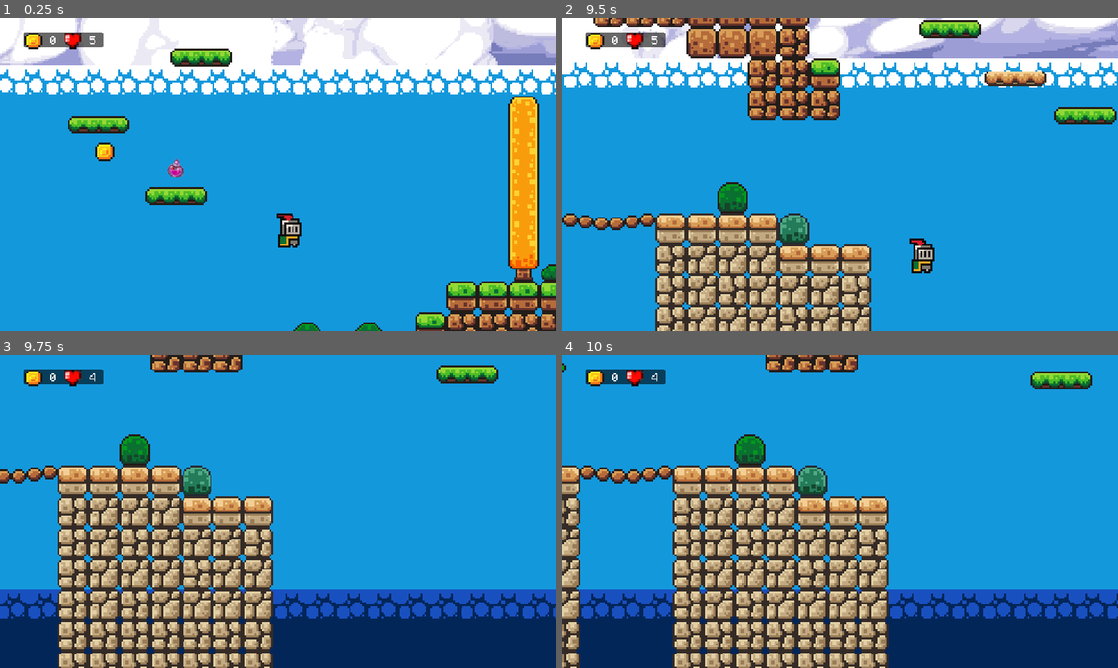
Above: before the commit, frames 1-4 (two rows, left to right).
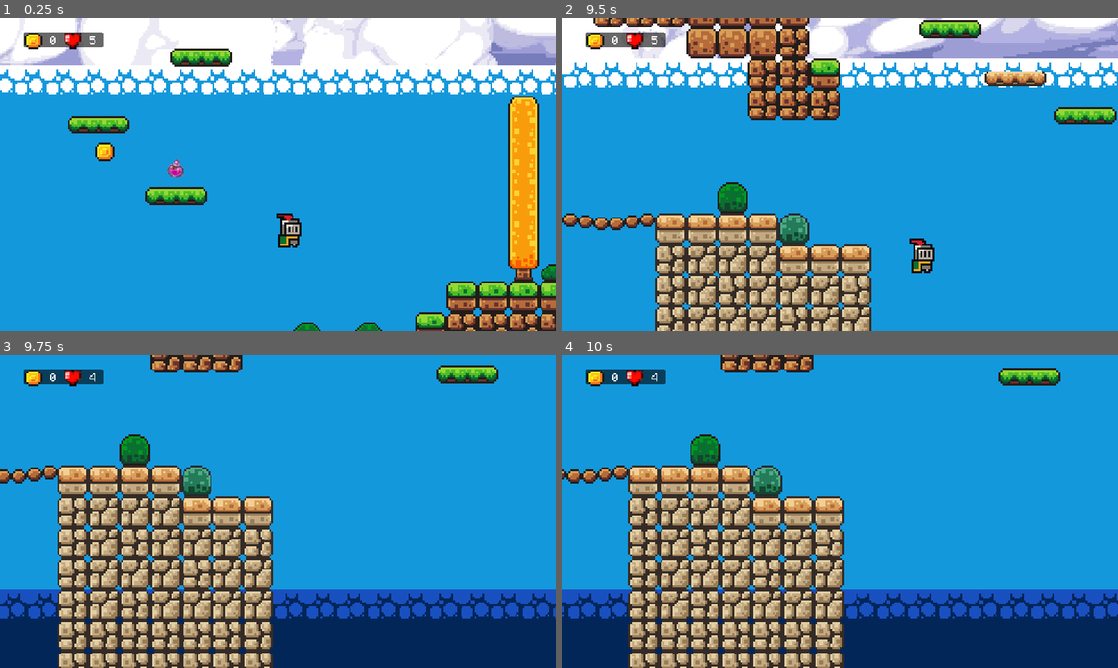
Above: after the commit, the same moments.

Repository: bitarcher/DraculaOpenSourceGodotGame
Game: Godot game, scene res://scenes/p_level_1.tscn
The game is run twice, just before and just after one commit, with the same random seed, the same clock (stepped at 60 frames per second) and the same inputs. Sound files missing from this copy of the repository are replaced by a short silence.
Inputs:
- Up to frame 1 (0.25 s): no input
- Up to frame 2 (9.5 s): tap Enter (ui_accept) at 0.5, 0.77, 1.52, 3.02, 3.77, 4.52, 6.02, 6.77, 7.52, 9.02 s; hold Right (ui_right) 0.53-2.03 s; hold Left (ui_left) 2.03-2.78 s; hold Right (ui_right) 2.78-4.28 s; hold Left (ui_left) 4.28-5.03 s; hold Right (ui_right) 5.03-5.78 s; hold Left (ui_left) 5.78-7.28 s; hold Right (ui_right) from 7.28 s (still down)
- Up to frame 3 (9.75 s): release Right (ui_right) at 9.53 s; hold Left (ui_left) from 9.53 s (still down)
- Up to frame 4 (10 s): keep holding Left (ui_left); tap Enter (ui_accept) at 9.77 s

Frames 1-3 are identical in both runs. In frame 4, 29% of the frame differs, in the area x 0-100%, y 0-100%.

Commit message:
time scale on killed

Diff:
--- a/scripts/game_manager.gd
+++ b/scripts/game_manager.gd
@@ -40,6 +40,7 @@
 	killed_timer = Timer.new()
 	add_child(killed_timer)
 	killed_timer.wait_time = 2.0
+	killed_timer.ignore_time_scale = true
 	killed_timer.connect("timeout", _on_killed_timer_timeout)
 
 const INITIAL_NUM_OF_LIVES = 5
@@ -99,6 +100,7 @@
 		emit_signal("player_injured")
 
 func killed():
+	Engine.time_scale = 0.3
 	print("killed using game manager")
 	num_of_coins = num_of_coins_before_killed
 	num_of_lives -= 1
@@ -122,6 +124,7 @@
 	immunity_lost_timer.stop()
 
 func _on_killed_timer_timeout() -> void:
+	Engine.time_scale = 1.0
 	killed_timer.stop()
 
 	if(num_of_lives <= 0):
